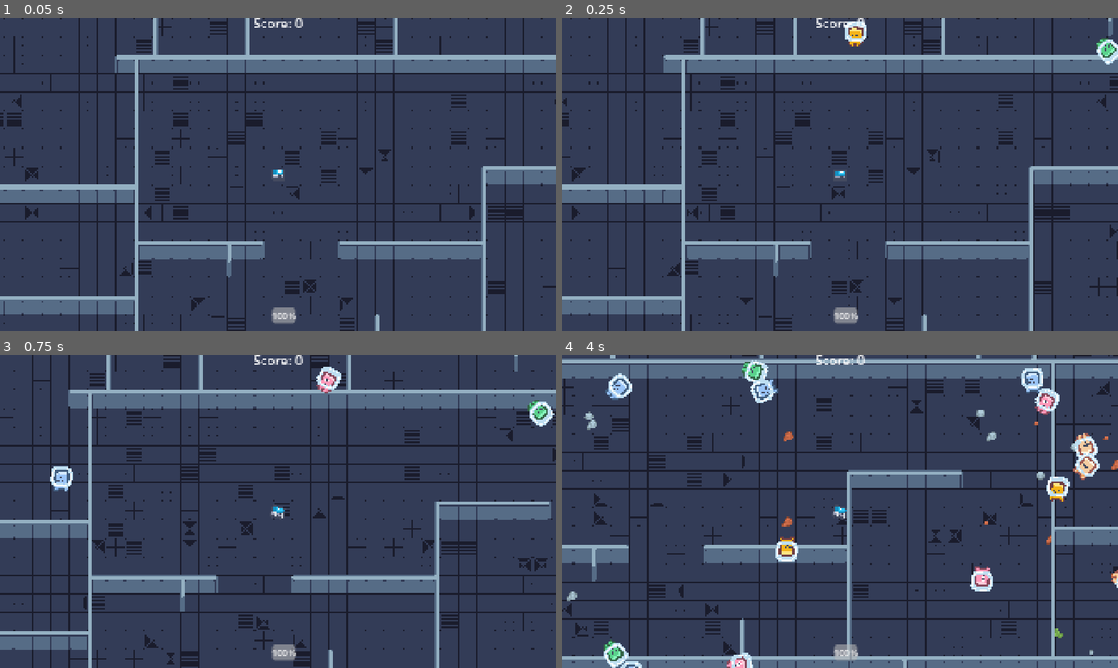
Above: before the commit, frames 1-4 (two rows, left to right).
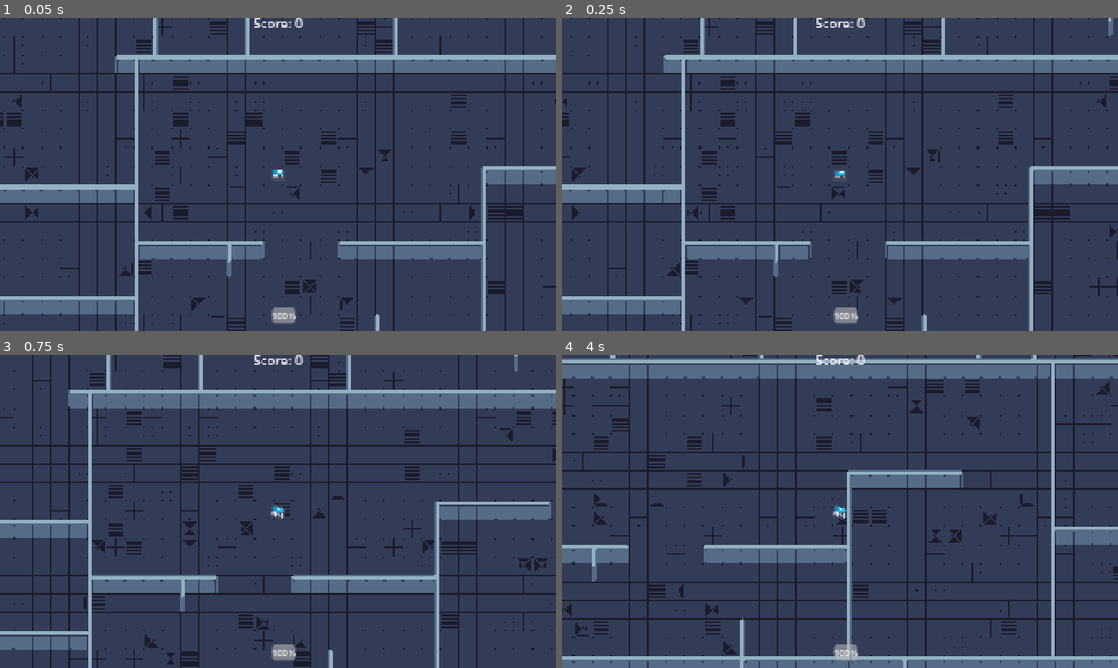
Above: after the commit, the same moments.

Repository: not-fritos/curric432-one-button-game
Game: Godot game, scene res://world.tscn
The game is run twice, just before and just after one commit, with the same random seed, the same clock (stepped at 60 frames per second) and the same inputs.
Inputs:
- Up to frame 1 (0.05 s): no input
- Up to frame 2 (0.25 s): no input
- Up to frame 3 (0.75 s): tap Enter at 0.5 s
- Up to frame 4 (4 s): no input

Frame 1 is identical in both runs. In frame 2, 0.5% of the frame differs, in the area x 50-100%, y 1-15%; in frame 3, 0.8%; in frame 4, 3.6%, in the area x 0-100%, y 1-100%.

Commit message:
update spawn margins and remove npc collisions with eachother

Diff:
--- a/enemy_spawner.gd
+++ b/enemy_spawner.gd
@@ -1,7 +1,7 @@
 extends Node2D
 
 var npc_scene = preload("res://npc.tscn")
-@export var spawn_margin = 30;
+@export var spawn_margin = 1000;
 
 func _on_timer_timeout() -> void:
 	var npc = npc_scene.instantiate()
--- a/npc.tscn
+++ b/npc.tscn
@@ -111,7 +111,7 @@
 z_index = 1
 scale = Vector2(3, 3)
 collision_layer = 2
-collision_mask = 2
+collision_mask = 0
 script = ExtResource("1_xxcha")
 
 [node name="bump" type="CollisionShape2D" parent="."]
